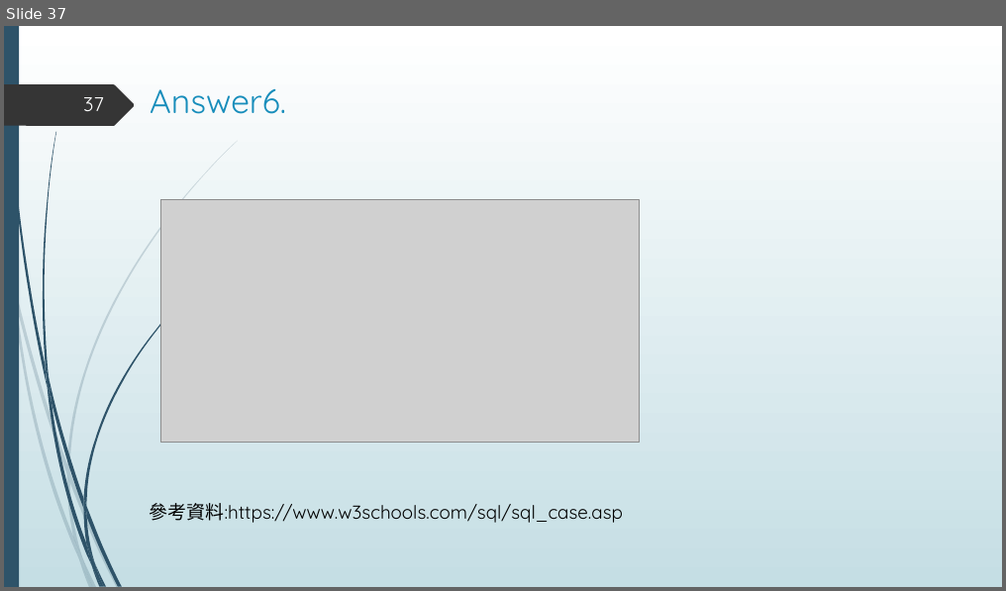
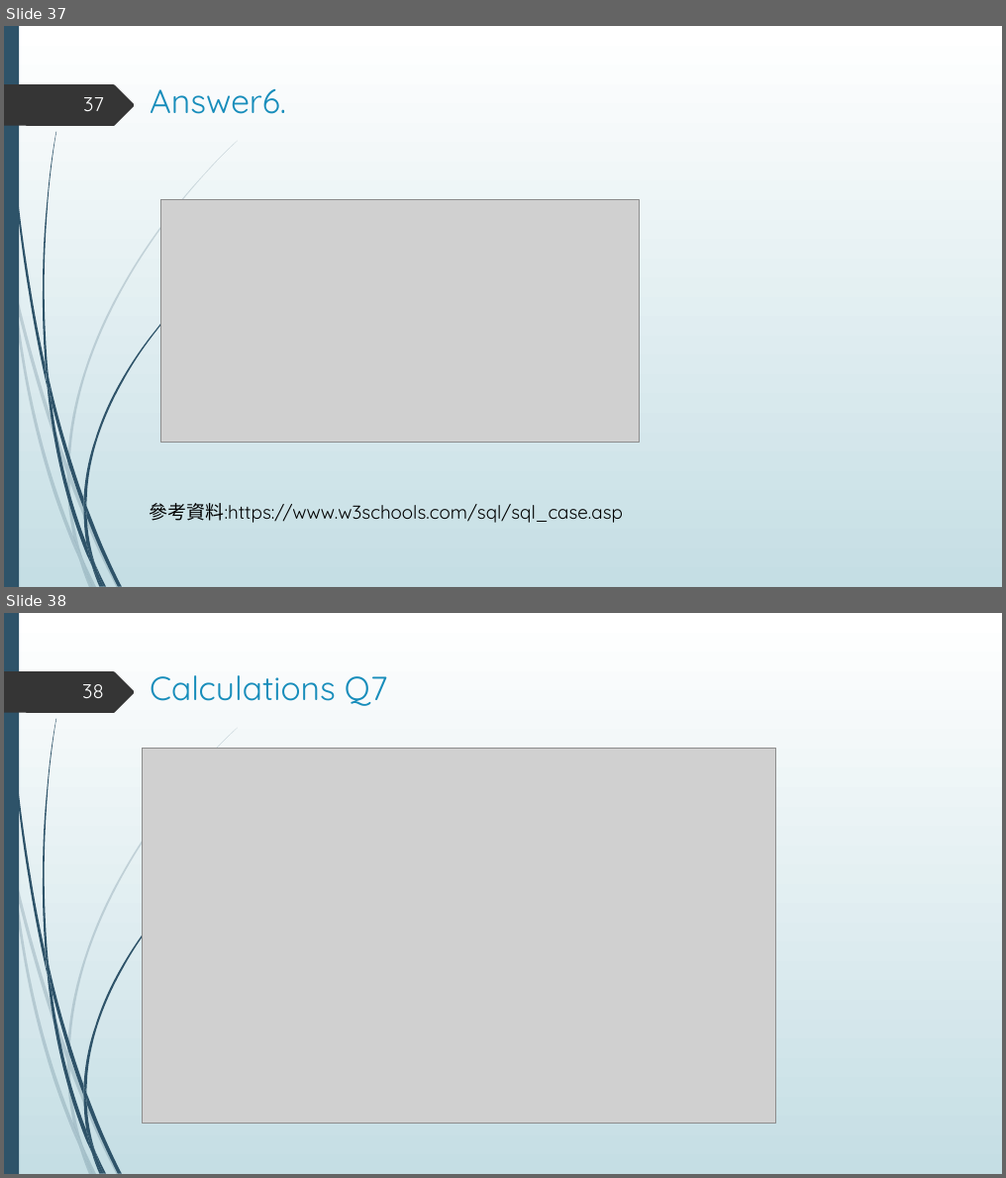
Before and after one commit to hsu0808/mssql-learning-2023-summer, a slide deck: sql answer.pptx. Shown one above the other, each under a label of ours: slide 37 before the commit, slides 37 and 38 after it. The pictures are 1006x591 and 1006x1178 pixels, drawn with LibreOffice and Linux fonts; fonts in the diff are those of the drawing; grey boxes stand for pictures. Boxes give left, top, right and bottom in pixels: in the first picture for what was removed or moved away, otherwise in the second. Text is boxed around its words. In the diff, an @@ line names an element or a change of style, - is before the commit and + after.

```diff
--- a/sql answer.pptx
+++ b/sql answer.pptx
@@ slide 38 added at (x1=4, y1=613, x2=1002, y2=1174), background gradient #FFFFFF to #C5DEE5; not listed: 24 template elements that a slide beside it also shows @@
@@ page number added at (x1=82, y1=684, x2=104, y2=698), 19 pt, text #FEFFFF @@
+38
@@ title added at (x1=150, y1=675, x2=387, y2=706), 32 pt, text #178DBB @@
+Calculations Q7
@@ picture added at (x1=143, y1=748, x2=776, y2=1124) @@
```
Also in this commit, not shown: 9 other slides added, 1 other file.
